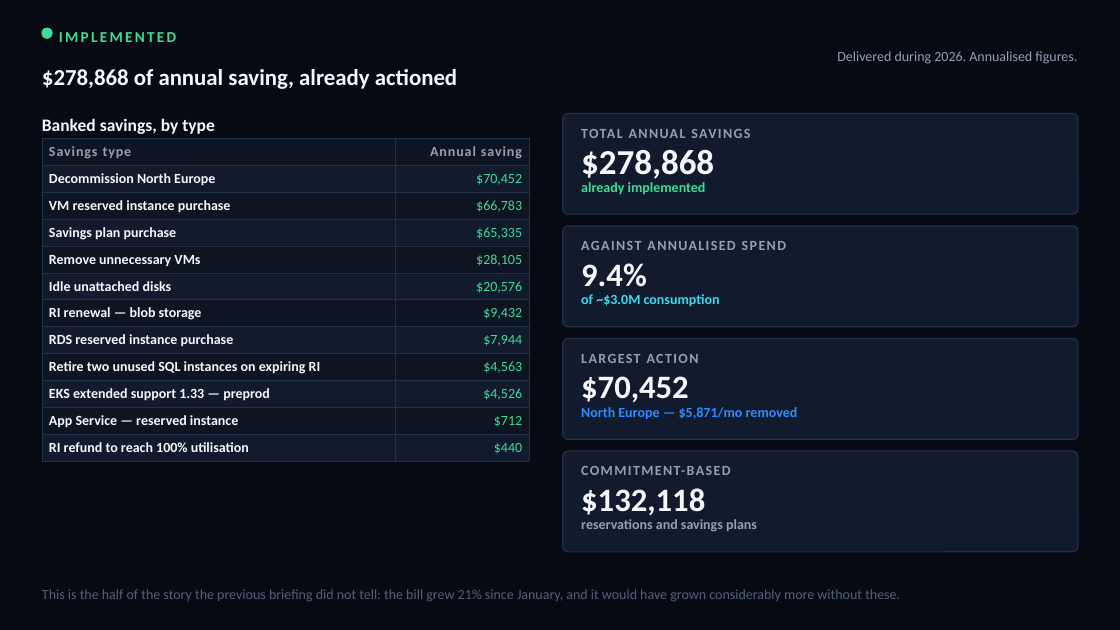
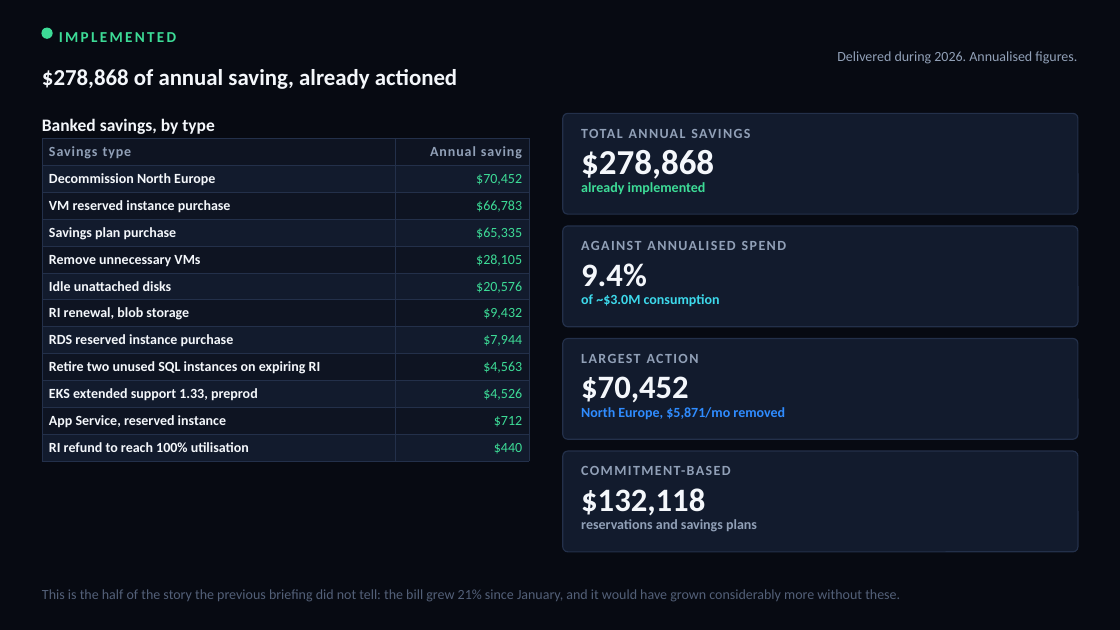
Before and after one commit to arielga5-code/Finops, a slide deck: slide 28 of deck/Harel_Cloud_Cost_CIO_Final.pptx. Drawn at 1120x630 pixels with LibreOffice and Linux fonts; fonts in the diff are those of the drawing. Boxes give left, top, right and bottom in pixels: in the first picture for what was removed or moved away, otherwise in the second. Text is boxed around its words. In the diff, an @@ line names an element or a change of style, - is before the commit and + after.

```diff
--- a/deck/Harel_Cloud_Cost_CIO_Final.pptx
+++ b/deck/Harel_Cloud_Cost_CIO_Final.pptx
@@ table at <box>42,139,529,461</box> @@
-row 7, column 1: RI renewal — blob storage
+row 7, column 1: RI renewal, blob storage
-row 10, column 1: EKS extended support 1.33 — preprod
+row 10, column 1: EKS extended support 1.33, preprod
-row 11, column 1: App Service — reserved instance
+row 11, column 1: App Service, reserved instance
@@ text at <box>581,407,785,420</box>: text changed @@
-North Europe — $5,871/mo removed
+North Europe, $5,871/mo removed
```
Also in this commit, not shown: 32 other slides changed, 1 slide removed, 6 other files.
